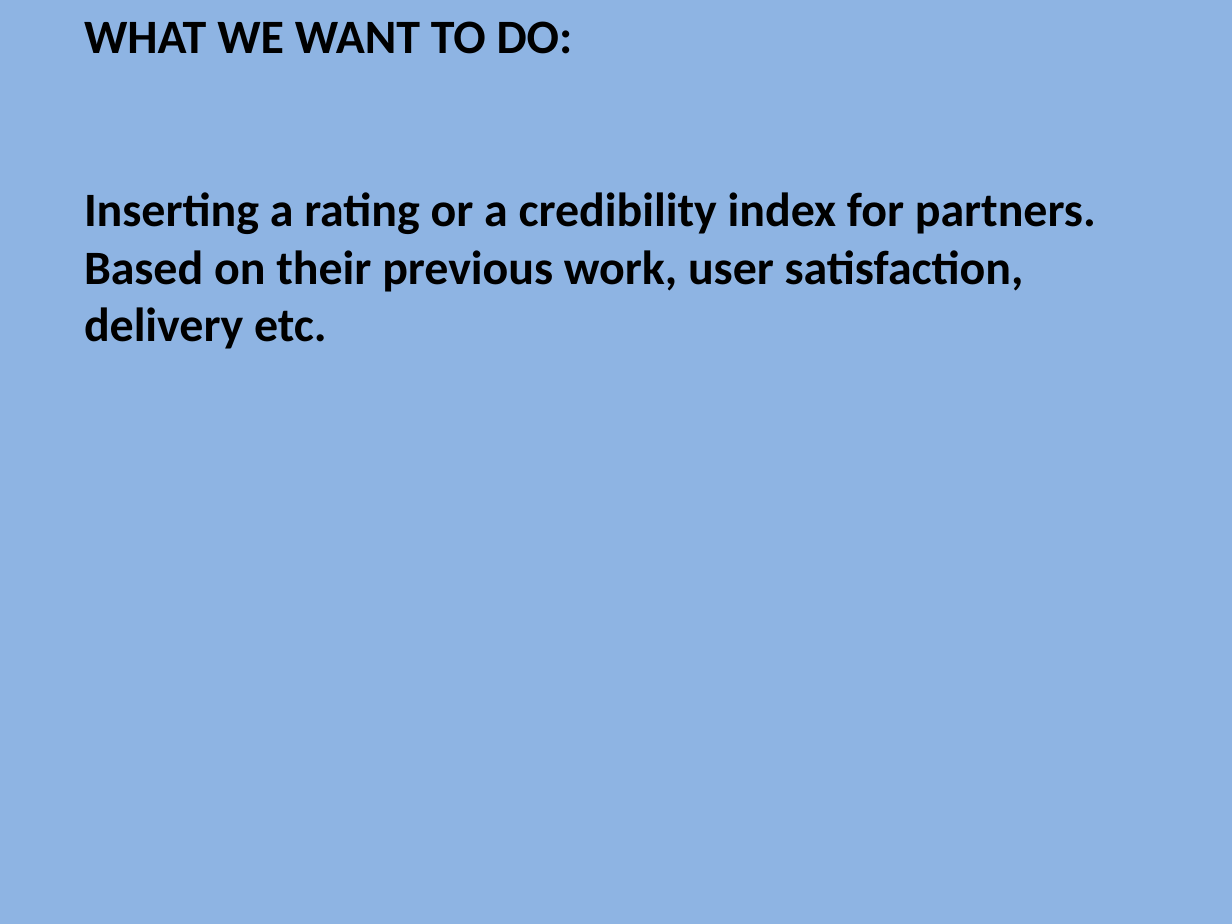
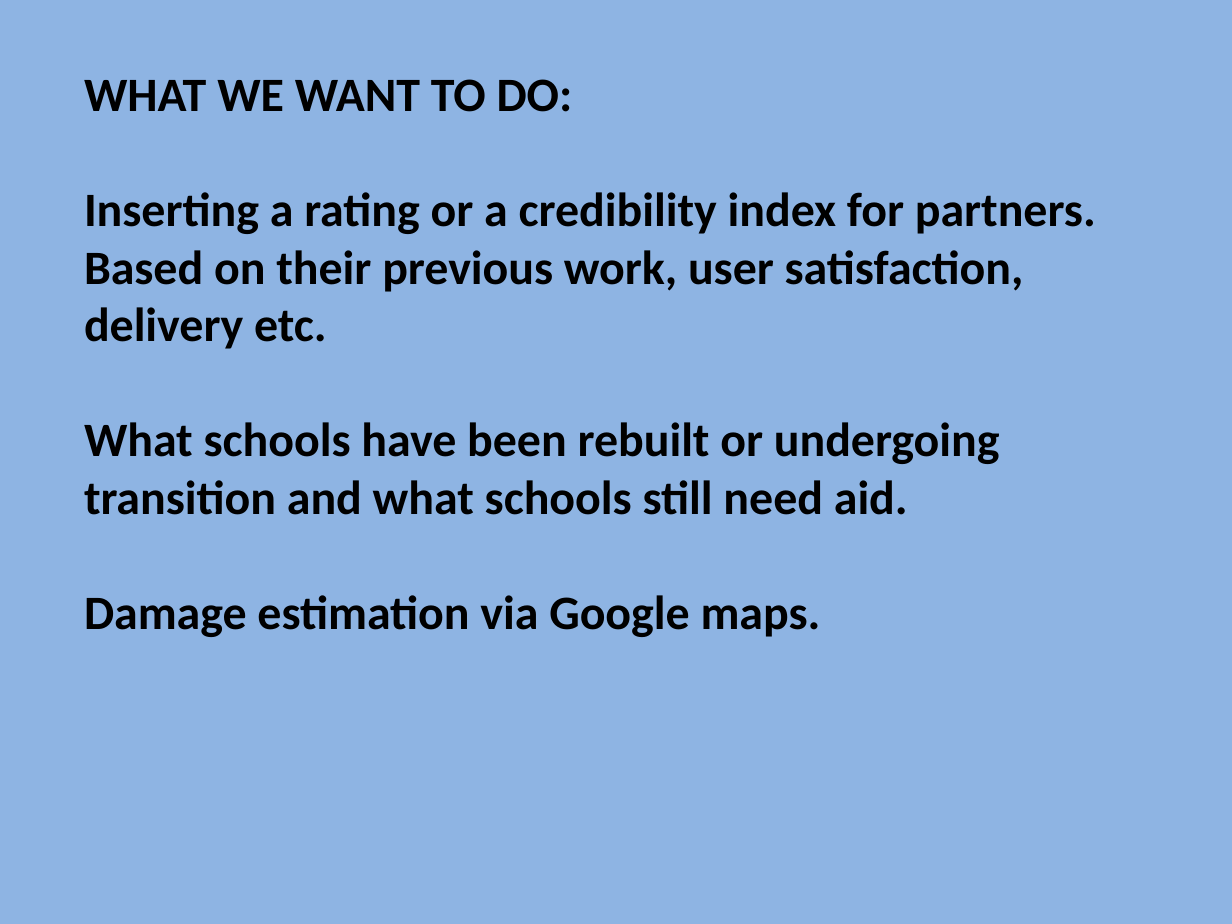
Before and after one commit to T4SG/Mumbai-Team-5, a slide deck: slide 5 of pptcfg.pptx. Drawn at 1232x924 pixels with LibreOffice and Linux fonts; fonts in the diff are those of the drawing. Boxes give left, top, right and bottom in pixels: in the first picture for what was removed or moved away, otherwise in the second. Text is boxed around its words. In the diff, an @@ line names an element or a change of style, - is before the commit and + after.

Commit message:
Presentation

```diff
--- a/pptcfg.pptx
+++ b/pptcfg.pptx
@@ text at [84, 422, 1000, 637]: paragraphs added @@
+What schools have been rebuilt or undergoing transition and what schools still need aid.
+Damage estimation via Google maps.
```
Also in this commit, not shown: 1 other slide changed, 2 slides added, 2 slides removed, 1 other file.
